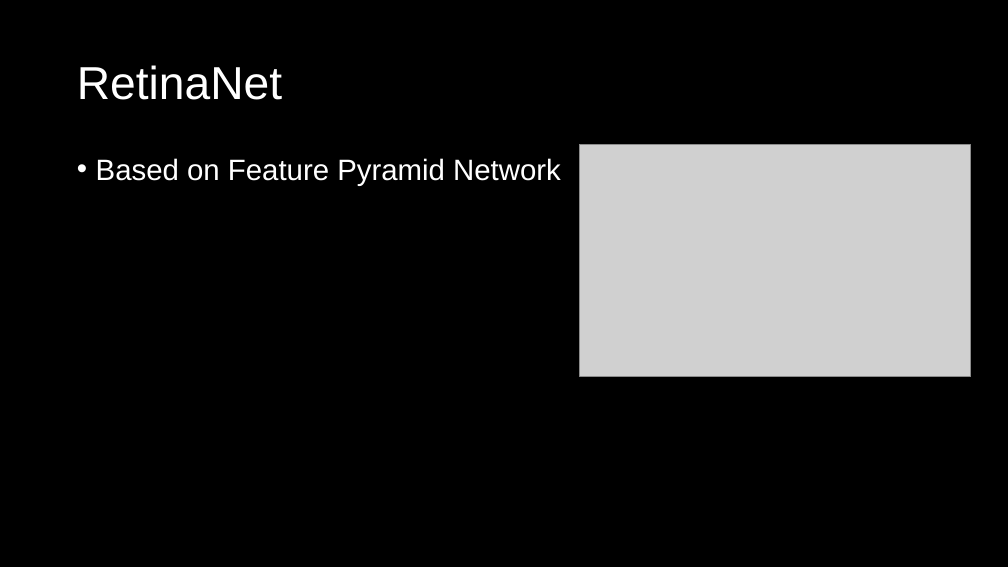
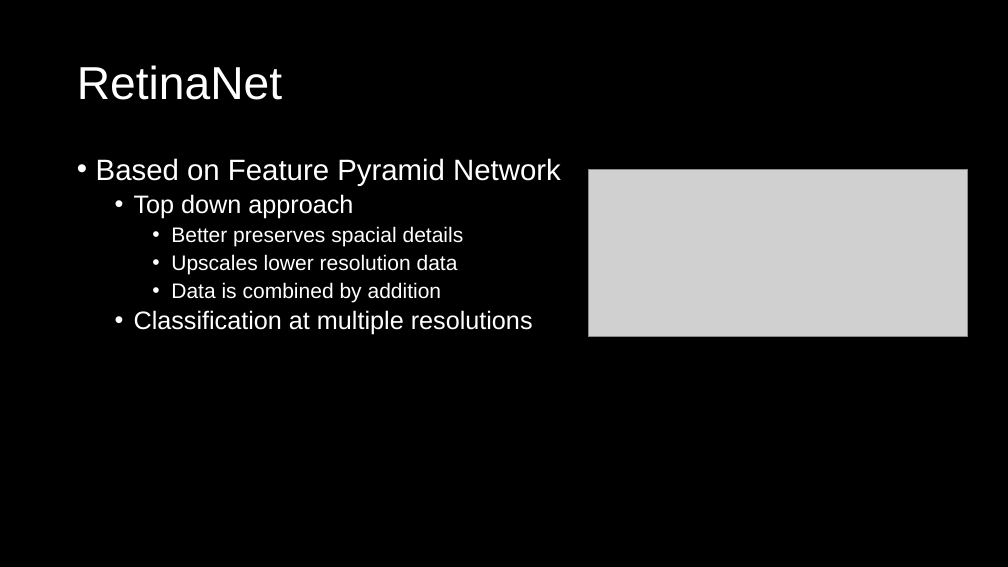
Before and after one commit to DuenoHfao/mlrp, a slide deck: slide 7 of Focal loss for dense object detection.pptx. Drawn at 1008x567 pixels with LibreOffice and Linux fonts; fonts in the diff are those of the drawing; grey boxes stand for pictures. Boxes give left, top, right and bottom in pixels: in the first picture for what was removed or moved away, otherwise in the second. Text is boxed around its words. In the diff, an @@ line names an element or a change of style, - is before the commit and + after.

```diff
--- a/Focal loss for dense object detection.pptx
+++ b/Focal loss for dense object detection.pptx
@@ picture: place and size @@
-picture at [580, 144, 971, 377]
+picture at [589, 169, 969, 337]
@@ text at [134, 194, 533, 335]: paragraphs added @@
+  • Top down approach
+    • Better preserves spacial details
+    • Upscales lower resolution data
+    • Data is combined by addition
+  • Classification at multiple resolutions
```
Also in this commit, not shown: 3 slides added, 1 slide removed.
